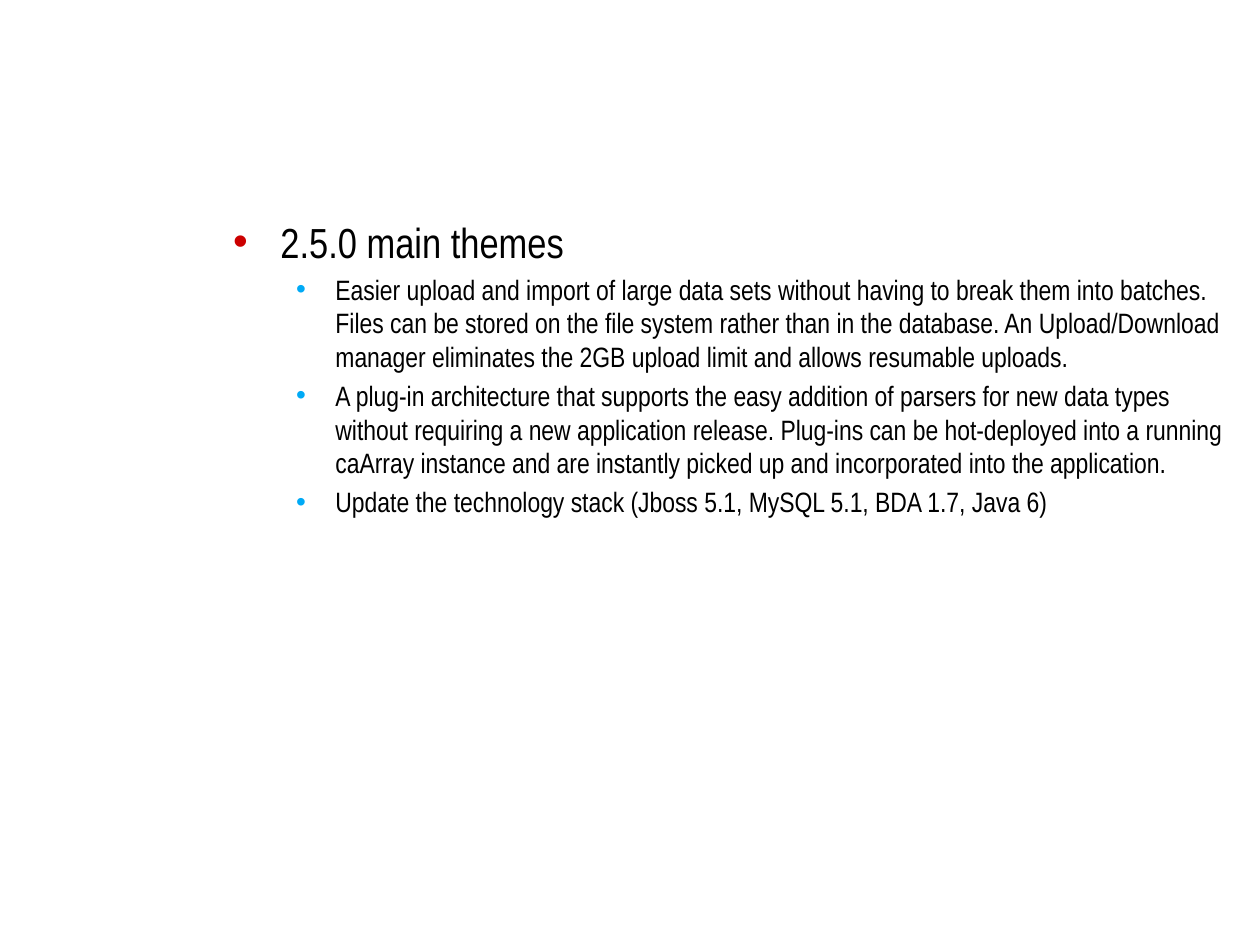
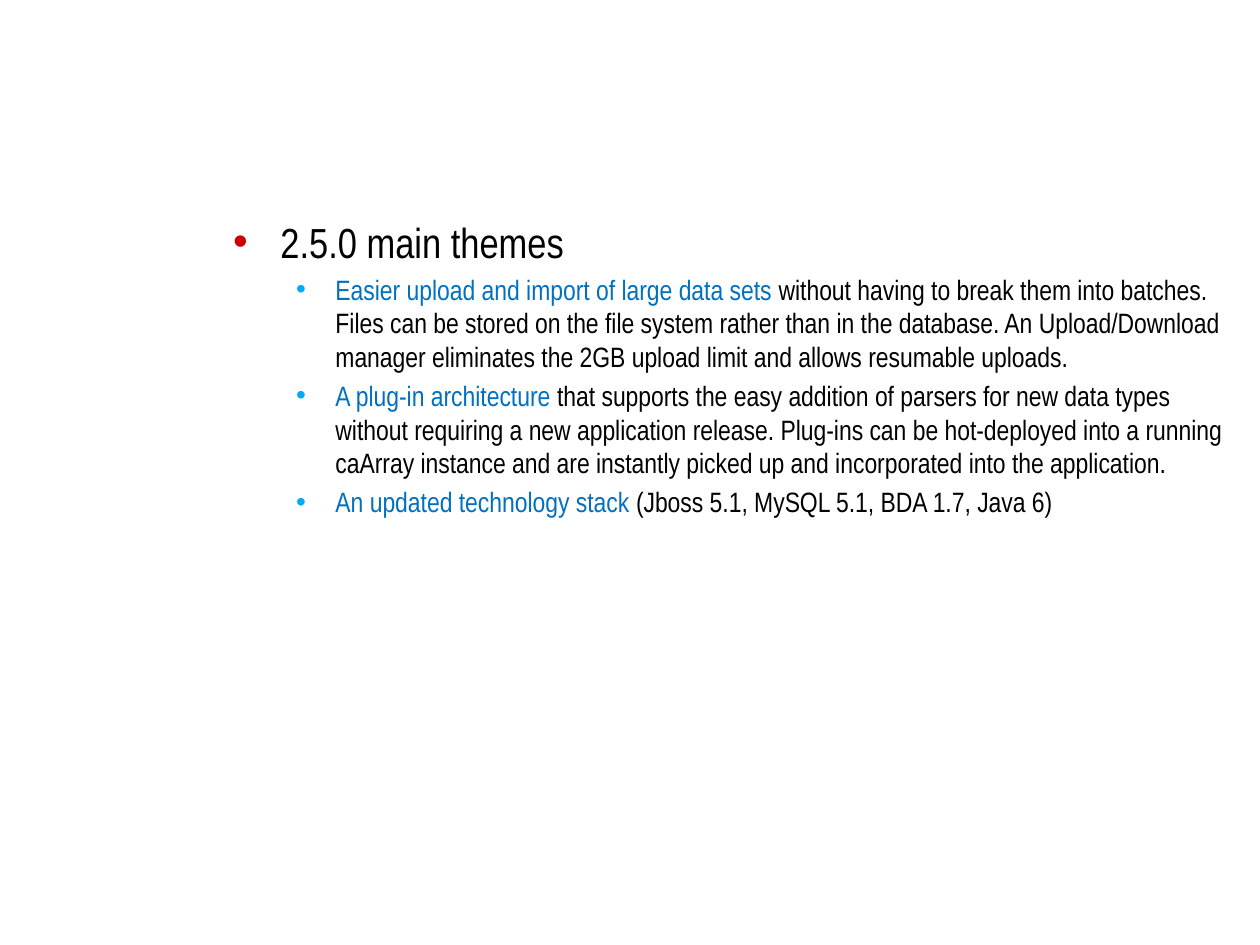
Before and after one commit to NCIP/caarray-docs, a slide deck: slide 8 of project_management/open_meetings/ICR_WS_Meeting_2011_05_11.pptx. Drawn at 1260x945 pixels with LibreOffice and Linux fonts; fonts in the diff are those of the drawing; background and template pictures are left out. Boxes give left, top, right and bottom in pixels: in the first picture for what was removed or moved away, otherwise in the second. Text is boxed around its words. In the diff, an @@ line names an element or a change of style, - is before the commit and + after.

```diff
--- a/project_management/open_meetings/ICR_WS_Meeting_2011_05_11.pptx
+++ b/project_management/open_meetings/ICR_WS_Meeting_2011_05_11.pptx
@@ text at (335,279,1222,479): text colour #000000 to #0070C0 in "Easier upload and import of large data ...", "A plug-in architecture" @@
@@ text at (335,491,1052,518): text changed @@
-  • Update the technology stack (Jboss 5.1, MySQL 5.1, BDA 1.7, Java 6)
+  • An updated technology stack (Jboss 5.1, MySQL 5.1, BDA 1.7, Java 6)
```
Also in this commit, not shown: 1 other slide changed.
